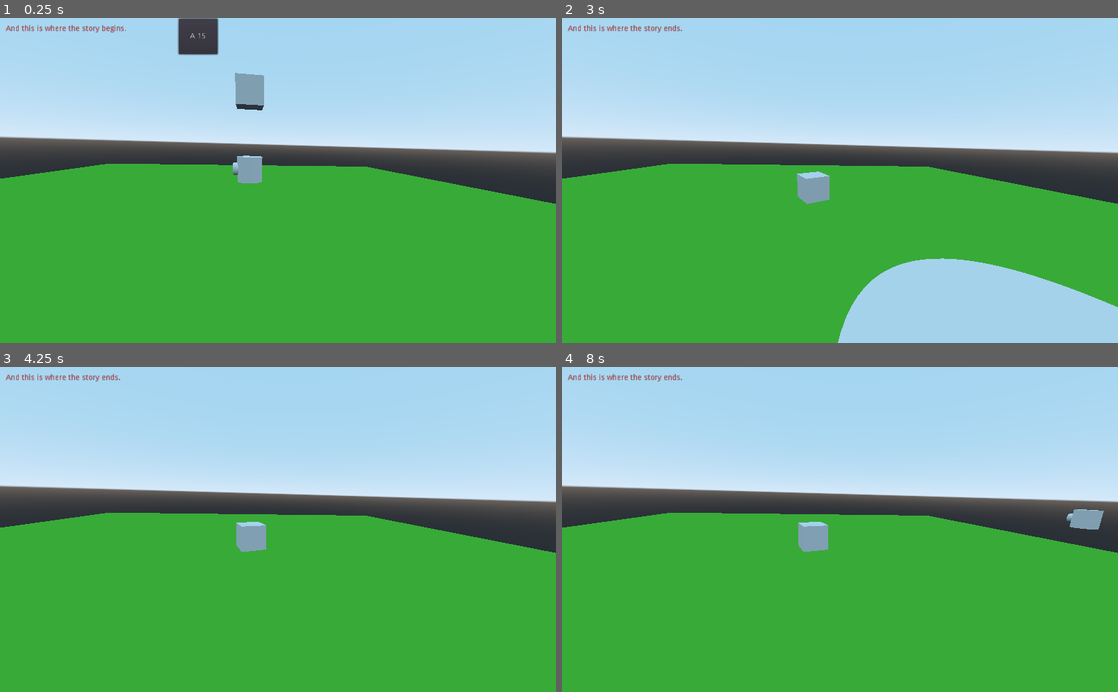
Above: before the commit, frames 1-4 (two rows, left to right).
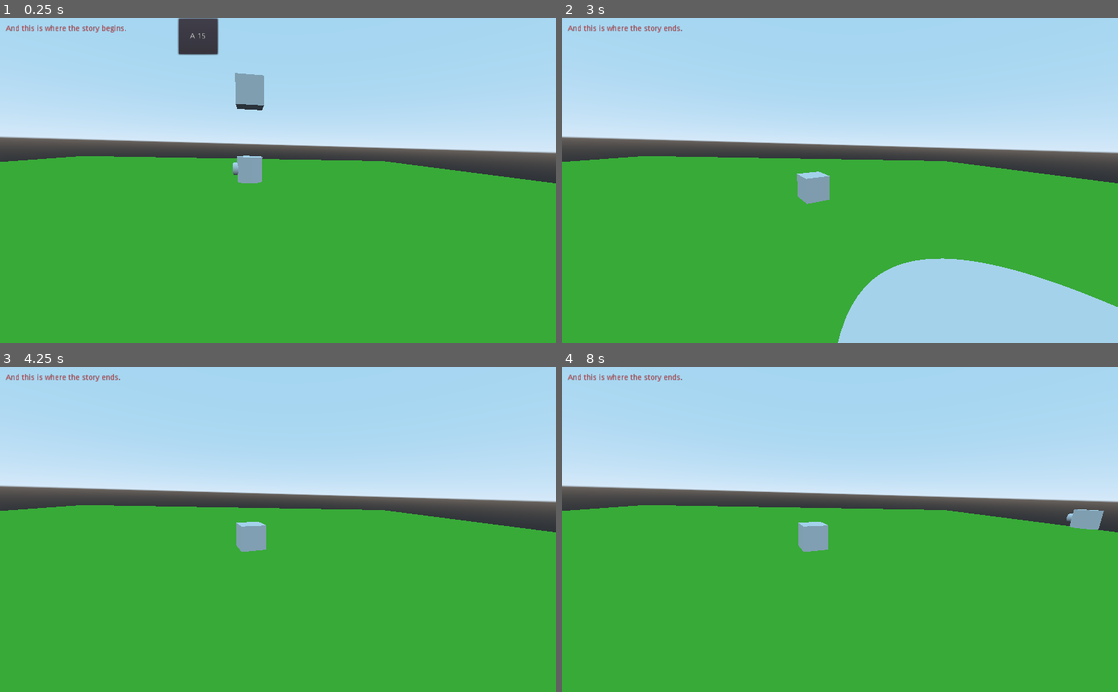
Above: after the commit, the same moments.

Repository: zenon/godot_trial
Game: Godot game, scene res://Start.tscn
Same seed, same stepped clock (60 frames per second), same inputs: the game is played once before the commit and once after it.
Inputs:
- Up to frame 1 (0.25 s): no input
- Up to frame 2 (3 s): click "A 30" at 0.5 s; tap Enter at 1.25 s; hold Right (ui_right) 1.28-2.03 s; hold Down (ui_down) 2.03-2.78 s; hold Right (ui_right) from 2.78 s (still down)
- Up to frame 3 (4.25 s): tap Space at 3.5 s; release Right (ui_right) at 3.53 s; hold Up (ui_up) from 3.53 s (still down)
- Up to frame 4 (8 s): tap Enter at 4.25, 5.75 s; release Up (ui_up) at 4.28 s; hold Left (ui_left) 4.28-5.78 s; tap Space at 5, 6.5 s; hold Down (ui_down) 5.78-6.53 s; hold Right (ui_right) 6.53-7.28 s; hold Up (ui_up) from 7.28 s (still down)

The runs differ from the first frame. In frame 1, 3.1% of the frame differs, in the area x 0-100%, y 42-58%; in frame 2, 3.2%; in frame 3, 3.2%; in frame 4, 3.2%.

Commit message:
Same same, just a tad larger floor.

Diff:
--- a/Start.tscn
+++ b/Start.tscn
@@ -90,7 +90,7 @@
 material/0 = null
 
 [node name="KinematicBody" type="KinematicBody" parent="."]
-transform = Transform( 30, 0, 0, 0, 1, 0, 0, 0, 30, 0, 0.5, 0 )
+transform = Transform( 50, 0, 0, 0, 1, 0, 0, 0, 50, 0, 0.5, 0 )
 
 [node name="CollisionShape" type="CollisionShape" parent="KinematicBody"]
 shape = SubResource( 10 )
